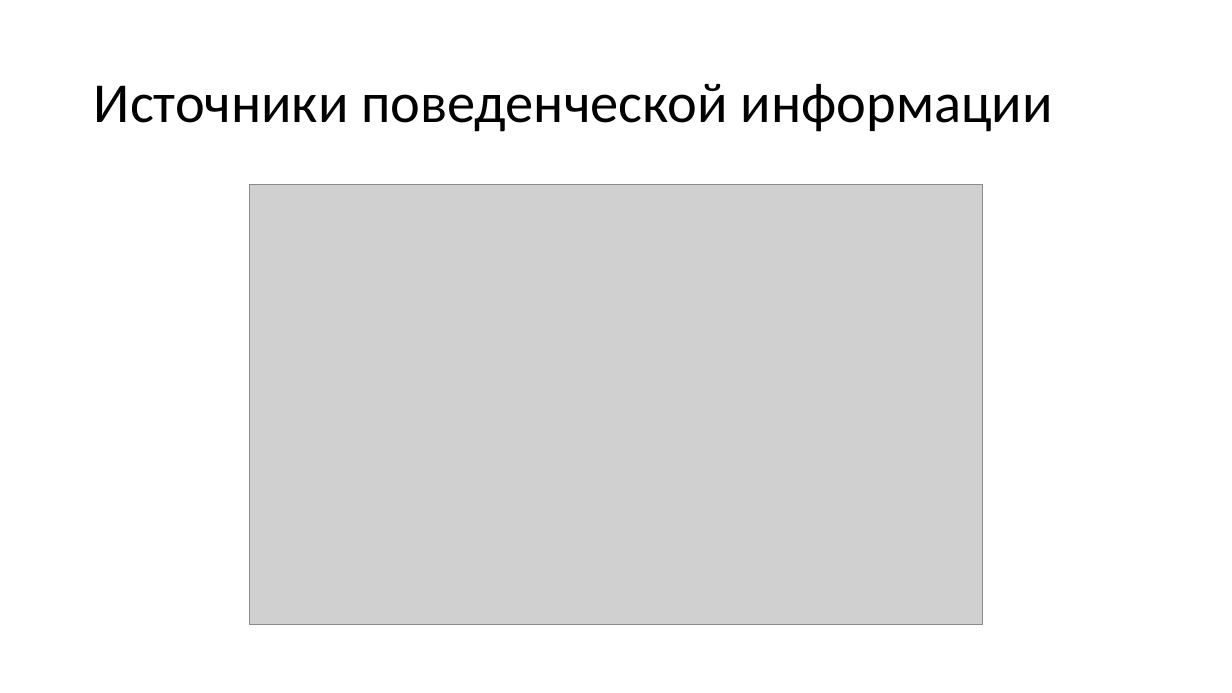
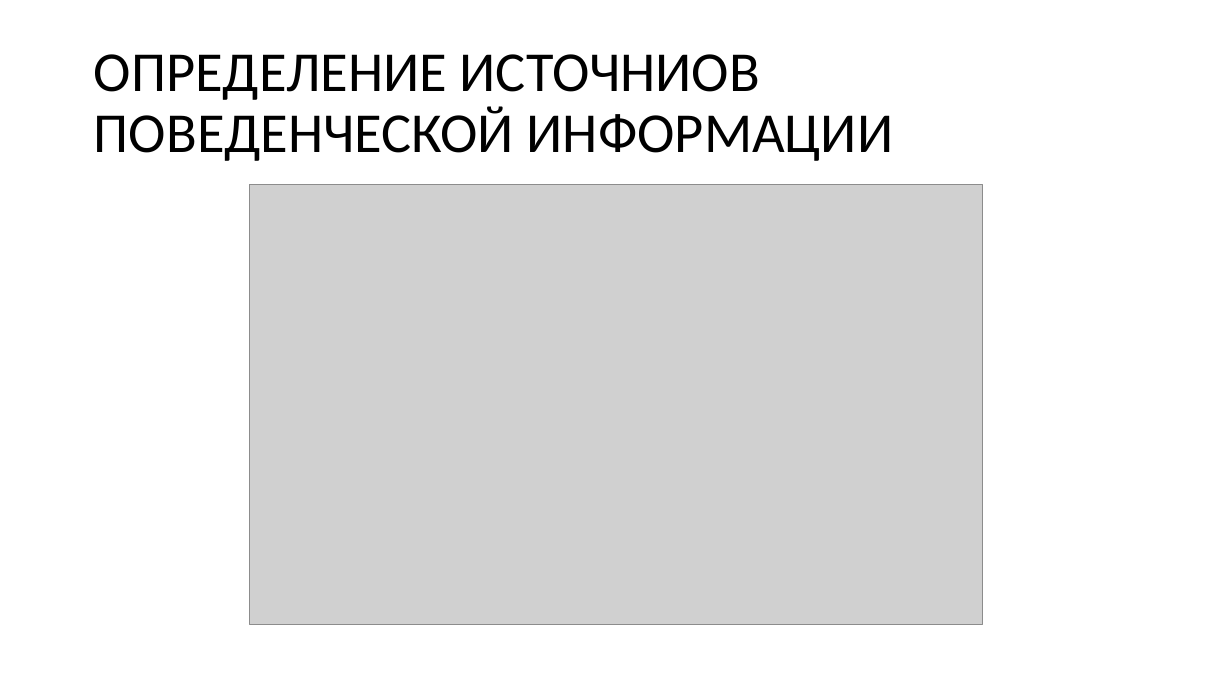
Before and after one commit to Wideweb/-digital-psychology-docs, a slide deck: slide 7 of Алькевич А.С/Презентация.pptx. Drawn at 1232x693 pixels with LibreOffice and Linux fonts; fonts in the diff are those of the drawing; grey boxes stand for pictures. Boxes give left, top, right and bottom in pixels: in the first picture for what was removed or moved away, otherwise in the second. Text is boxed around its words. In the diff, an @@ line names an element or a change of style, - is before the commit and + after.

```diff
--- a/Алькевич А.С/Презентация.pptx
+++ b/Алькевич А.С/Презентация.pptx
@@ title at (94, 54, 894, 161): text changed @@
-Источники поведенческой информации
+ОПРЕДЕЛЕНИЕ ИСТОЧНИОВ ПОВЕДЕНЧЕСКОЙ ИНФОРМАЦИИ
```
Also in this commit, not shown: 6 other slides changed, 1 slide added, 1 slide removed, 10 other files.
